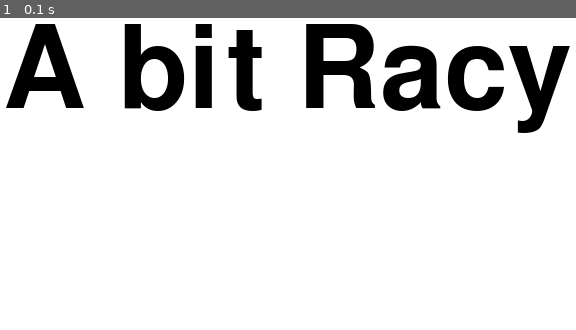
Above: before the commit, frame 1.
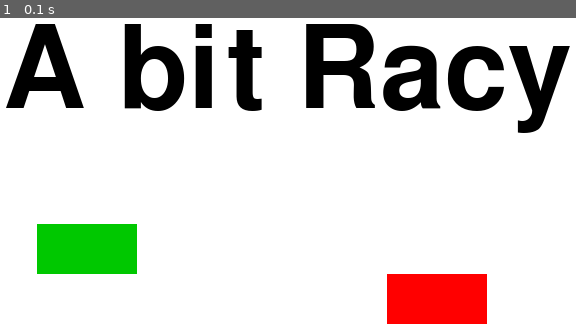
Above: after the commit, the same moment.

Repository: ahmedfadhil/PyGame
Game: pygame game, started from pg.py
Same seed, same stepped clock (60 frames per second), same inputs: the game is played once before the commit and once after it.
Inputs:
- Up to frame 1 (0.1 s): no input

The runs differ from the first frame. In frame 1, 5.6% of the frame differs, in the area x 6-85%, y 66-99%.

Commit message:
added buttons

Diff:
--- a/pg.py
+++ b/pg.py
@@ -10,7 +10,7 @@
 black = (0, 0, 0)
 white = (255, 255, 255)
 red = (255, 0, 0)
-
+green = (0, 200, 0)
 block_color = (53, 115, 255)
 
 car_width = 73
@@ -71,9 +71,11 @@
         TextSurf, TextRect = text_objects("A bit Racy", largeText)
         TextRect.center = ((display_width / 2), (display_height / 2))
         gameDisplay.blit(TextSurf, TextRect)
+
+        pygame.draw.rect(gameDisplay, green, (150, 450, 100, 50))
+        pygame.draw.rect(gameDisplay, red, (500, 500, 100, 50))
         pygame.display.update()
         clock.tick(15)
-
 
 
 def game_loop():
@@ -141,6 +143,7 @@
         pygame.display.update()
         clock.tick(60)
 
+
 game_intro()
 game_loop()
 pygame.quit()
